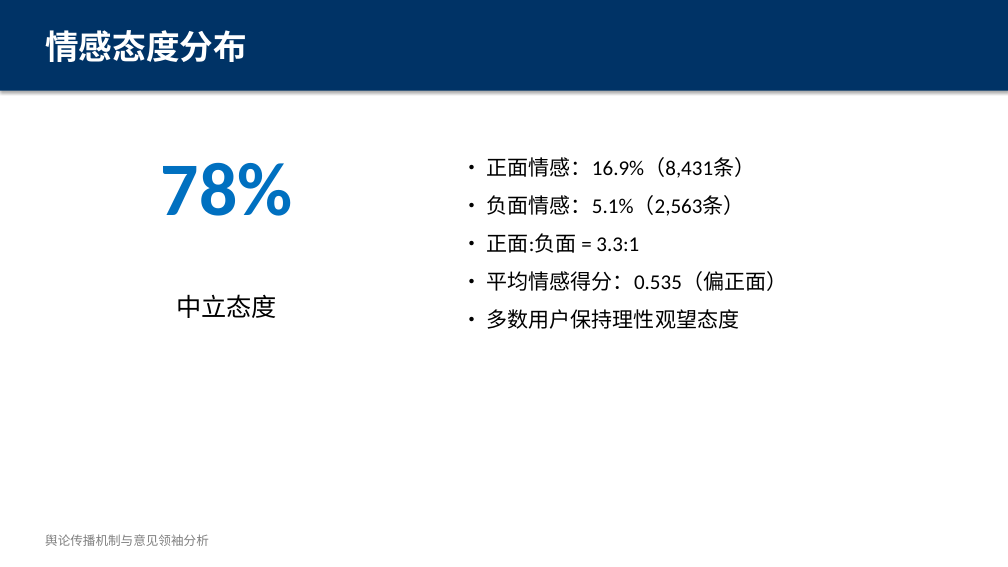
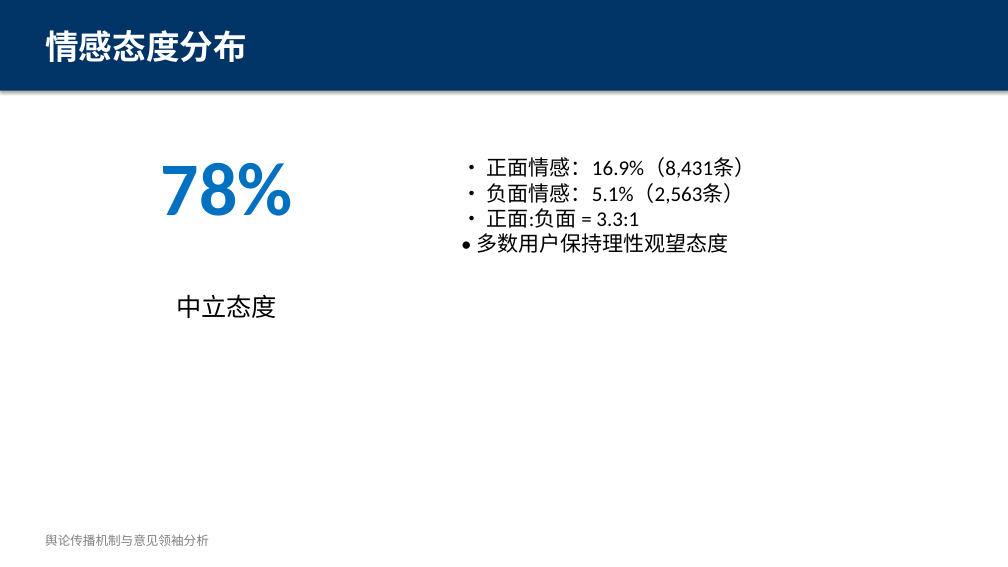
Before and after one commit to LeonTang-LeonTang/OpinionLens, a slide deck: slide 15 of 舆论分析研究.pptx. Drawn at 1008x567 pixels with LibreOffice and Linux fonts; fonts in the diff are those of the drawing. Boxes give left, top, right and bottom in pixels: in the first picture for what was removed or moved away, otherwise in the second. Text is boxed around its words. In the diff, an @@ line names an element or a change of style, - is before the commit and + after.

```diff
--- a/舆论分析研究.pptx
+++ b/舆论分析研究.pptx
@@ text at (476, 157, 756, 253): text changed @@
-• 正面情感：16.9%（8,431条）
-• 负面情感：5.1%（2,563条）
-• 正面:负面 = 3.3:1
-• 平均情感得分：0.535（偏正面）
-• 多数用户保持理性观望态度
+• 正面情感：16.9%（8,431条）
+• 负面情感：5.1%（2,563条）
+• 正面:负面 = 3.3:1
+• 多数用户保持理性观望态度
```
Also in this commit, not shown: 4 other slides changed, 4 other files.
